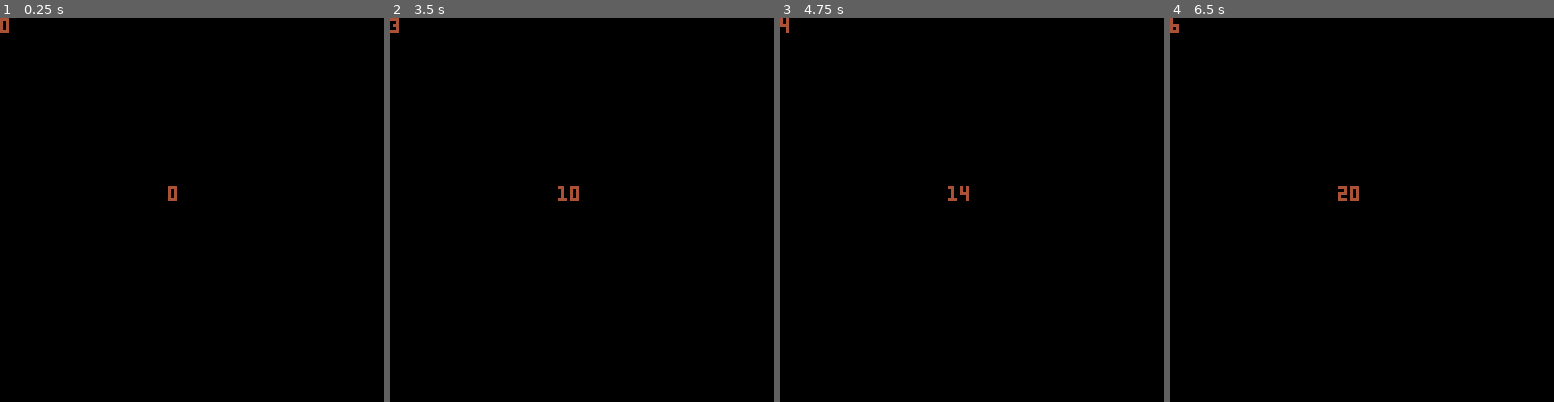
Above: before the commit, frames 1-4 (left to right).
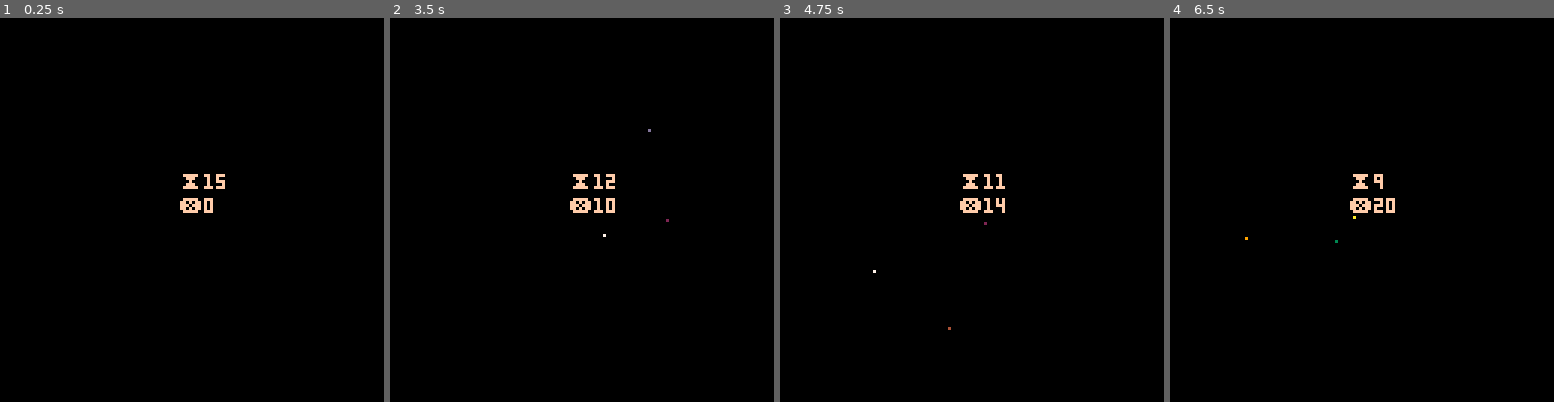
Above: after the commit, the same moments.

Repository: MykalMachon/PICO-8
Game: PICO-8 cartridge carts/masher.p8
Same seed, same stepped clock (60 frames per second), same inputs: the game is played once before the commit and once after it.
Inputs:
- Up to frame 1 (0.25 s): no input
- Up to frame 2 (3.5 s): tap X (X key) at 0.33, 1.07, 1.85, 2.97 s; tap O (Z key) at 0.7, 1.7, 2.1, 2.5, 2.9, 3.3 s
- Up to frame 3 (4.75 s): tap O (Z key) at 3.7, 4.1, 4.5 s; tap X (X key) at 4.08 s
- Up to frame 4 (6.5 s): tap O (Z key) every 0.4 s from 4.9 to 6.1 s; tap X (X key) at 5.2, 6.32 s

The runs differ from the first frame. In frame 1, 0.6% of the frame differs, in the area x 0-59%, y 0-51%; in frame 2, 0.7%, in the area x 0-73%, y 0-58%; in frame 3, 0.6%; in frame 4, 0.7%.

Commit message:
Update masher.p8

Diff:
--- a/carts/masher.p8
+++ b/carts/masher.p8
@@ -5,15 +5,38 @@
 -- by mykal.codes
 
 function _init()
+	game_state="start"
+	particles={} -- create basic particles table
 	player_init()
 end
 
 function _update()
-  player_update()
+	if game_state == "start" then
+		-- update all the stuff
+		player_update()
+  for p in all(particles) do
+   p:update()
+  end
+ end
+ if game_state == "done" then
+ 	-- todo: manage stuff
+ end
 end
 
 function _draw()
-	player_draw()
+	if game_state == "start" then
+	 cls(0)
+		player_draw()
+		for p in all(particles) do
+			p:draw()
+		end
+	end
+	if game_state == "done" then
+		cls(0)
+		print("game over", 24, 40, 15)
+		print("score: "..player.mash_count, 24, 48, 15)
+		print("press ❎ to play again", 24, 56, 15)
+	end
 end
 -->8
 -- player manager
@@ -21,28 +44,60 @@
 	player = {}
  player.mash_count = 0
  player.curr_time = time()
- player.max_time = 10
+ player.max_time = 15
 end
 
 function player_update()
  if not ((time() - player.curr_time) > player.max_time) then
   if (btnp(❎) or btnp(🅾️)) then
 		 player.mash_count += 1
+		 create_particle()
+		 sfx(0)
 	 end
+	else
+	 game_state = "done"
 	end
 end
 
 function player_draw()
-	cls(0)
-	print(flr(time() - player.curr_time, 56, 42, 4))
-	print(player.mash_count, 56, 56, 4)
+	print("⧗"..player.max_time-flr(time() - player.curr_time), 60, 52, 15)
+	print("❎"..player.mash_count, 60, 60, 15)
 end
 -->8
 -- homescreen manager
+-->8
+-- particle manager
+
+function create_particle(x,y,col)
+	add(particles,{
+	  x=64,
+	  y=64,
+	  dx=(rnd(2)-1)*2,
+	  dy=(rnd(2)-1)*2,
+	  life=rnd(30)+15, -- particle exists for at least 15 frames b
+	  col=flr(rnd(14))+1,
+	  update=function(self)
+	  	self.x += self.dx
+	  	self.y += self.dy
+	  	self.life-=1
+	  	if self.life<0 then
+	  		del(particles, self)
+	  	end
+	  end,
+	  draw=function(self)
+	   pset(self.x, self.y, self.col)
+	  end,
+	})
+end
 __gfx__
-00000000000000000000000000000000000000000000000000000000000000000000000000000000000000000000000000000000000000000000000000000000
-00000000000000000000000000000000000000000000000000000000000000000000000000000000000000000000000000000000000000000000000000000000
-00700700000000000000000000000000000000000000000000000000000000000000000000000000000000000000000000000000000000000000000000000000
-00077000000000000000000000000000000000000000000000000000000000000000000000000000000000000000000000000000000000000000000000000000
-00077000000000000000000000000000000000000000000000000000000000000000000000000000000000000000000000000000000000000000000000000000
-00700700000000000000000000000000000000000000000000000000000000000000000000000000000000000000000000000000000000000000000000000000
+000000000bb00bb00000000000000000000000000000000000000000000000000000000000000000000000000000000000000000000000000000000000000000
+000000000bbbbbb00bb00bb000000000000000000000000000000000000000000000000000000000000000000000000000000000000000000000000000000000
+007007000bb1b1b00bbbbbb000000000000000000000000000000000000000000000000000000000000000000000000000000000000000000000000000000000
+000770000bbbbbb00bb1b1b00bb00bb0000000000000000000000000000000000000000000000000000000000000000000000000000000000000000000000000
+000770000bbbbbb00bbbbbb00bbbbbb0000000000000000000000000000000000000000000000000000000000000000000000000000000000000000000000000
+007007000bbbbbb00bbbbbb00bb1b1b0000000000000000000000000000000000000000000000000000000000000000000000000000000000000000000000000
+000000000bbbbbb00bbbbbb00bbbbbb0000000000000000000000000000000000000000000000000000000000000000000000000000000000000000000000000
+00000000030000300300003003000030000000000000000000000000000000000000000000000000000000000000000000000000000000000000000000000000
+
+
+
Not shown, changed: the sound effects (__sfx__) section of carts/masher.p8
